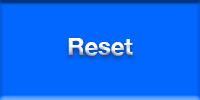
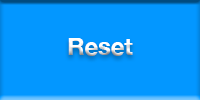
Layers edited between the first and the second w=200, h=100 image:
painted on "Layer 0" over (0, 0, 200, 100)
